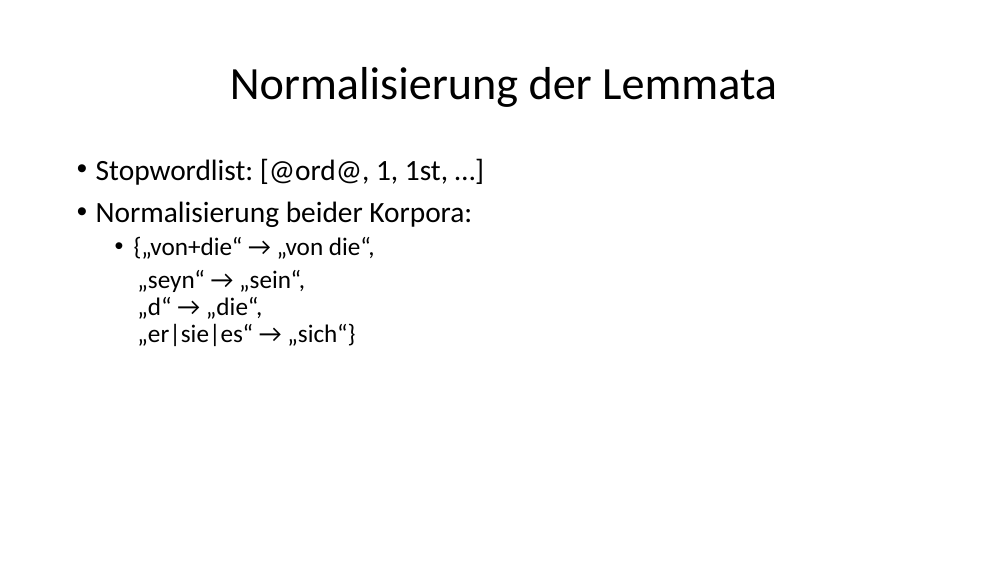
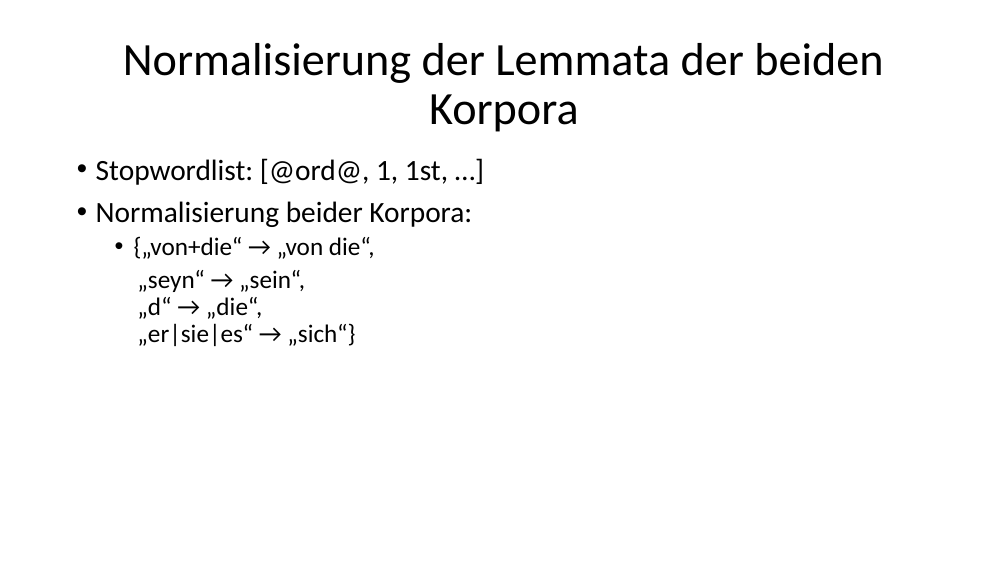
Before and after one commit to LennartKeller/TextklassifikationsProjekt2019, a slide deck: slide 13 of Projektgruppenpräsention.pptx (slide 9 before the commit). Drawn at 1008x567 pixels with LibreOffice and Linux fonts; fonts in the diff are those of the drawing. Boxes give left, top, right and bottom in pixels: in the first picture for what was removed or moved away, otherwise in the second. Text is boxed around its words. In the diff, an @@ line names an element or a change of style, - is before the commit and + after.

```diff
--- a/Projektgruppenpräsention.pptx
+++ b/Projektgruppenpräsention.pptx
@@ title at (x1=123, y1=43, x2=883, y2=132): text changed @@
-Normalisierung der Lemmata
+Normalisierung der Lemmata der beiden Korpora
```
Also in this commit, not shown: 4 other slides changed, 11 slides added, 1 slide removed.
